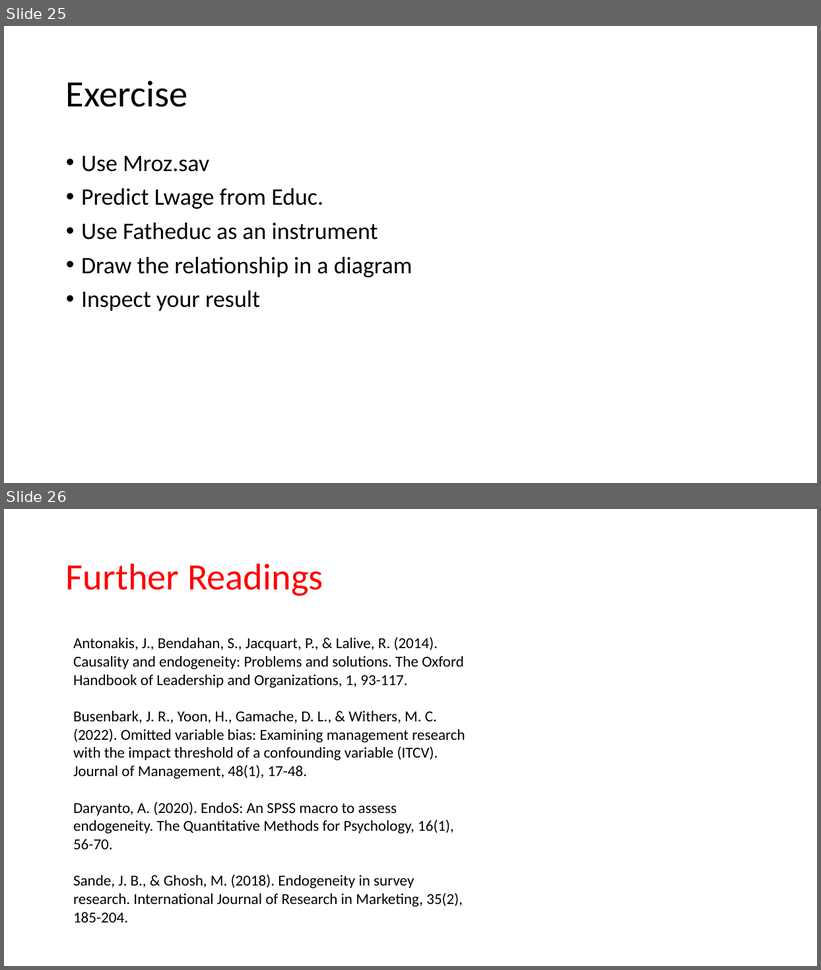
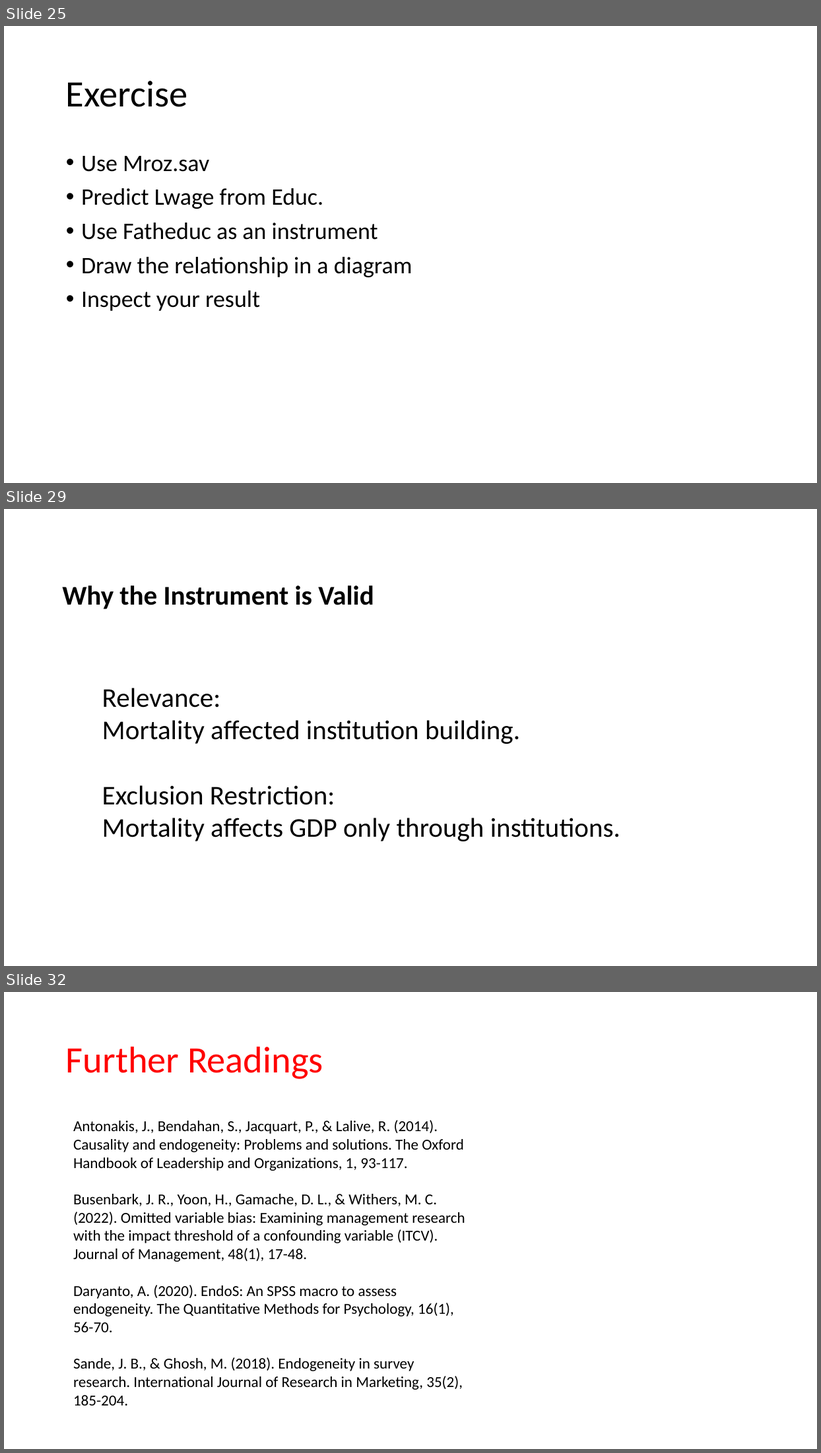
Before and after one commit to ahdar1/FIA, a slide deck: Endogeneity.pptx. Shown one above the other, each under a label of ours: slides 25 and 26 before the commit, slides 25, 29 and 32 after it; the slides between them are not shown. The pictures are 821x970 and 821x1453 pixels, drawn with LibreOffice and Linux fonts; fonts in the diff are those of the drawing. Boxes give left, top, right and bottom in pixels: in the first picture for what was removed or moved away, otherwise in the second. Text is boxed around its words. In the diff, an @@ line names an element or a change of style, - is before the commit and + after.

```diff
--- a/Endogeneity.pptx
+++ b/Endogeneity.pptx
@@ slide 29 added at [4,509,817,966], background #FFFFFF @@
@@ text added at [62,586,374,609], 32 pt, text #000000, bold @@
+Why the Instrument is Valid
@@ text added at [102,688,620,842], 32 pt, text #000000 @@
+Relevance:
+Mortality affected institution building.
+Exclusion Restriction:
+Mortality affects GDP only through institutions.
@@ what was slide 26 is now slide 32 @@
```
Also in this commit, not shown: 5 other slides added.
